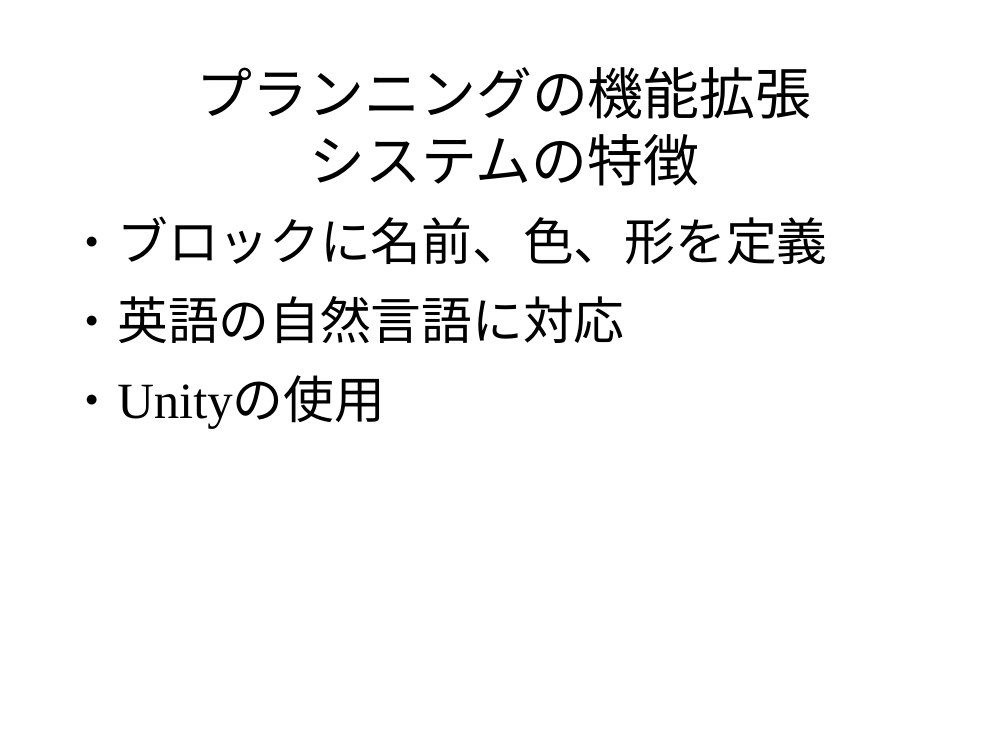
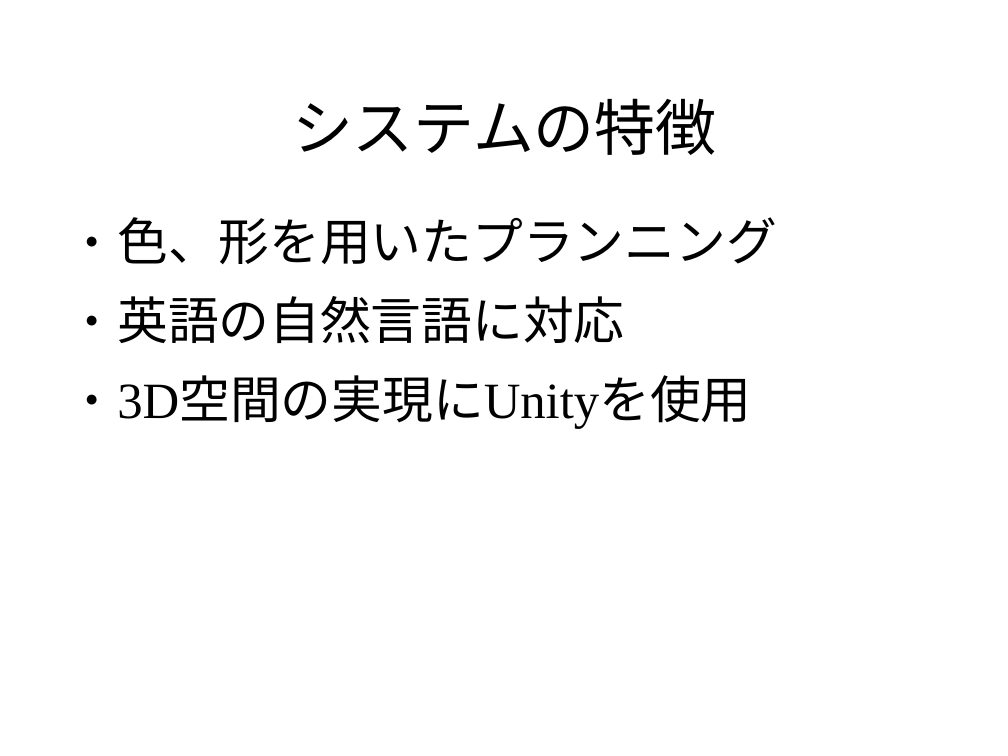
Before and after one commit to pamyupamyu/rep8, a slide deck: slide 6 of グループ1 発表スライド.odp. Drawn at 1008x756 pixels with LibreOffice and Linux fonts; fonts in the diff are those of the drawing; background and template pictures are left out. Boxes give left, top, right and bottom in pixels: in the first picture for what was removed or moved away, otherwise in the second. Text is boxed around its words. In the diff, an @@ line names an element or a change of style, - is before the commit and + after.

```diff
--- a/グループ1 発表スライド.odp
+++ b/グループ1 発表スライド.odp
@@ title at bbox=[292, 98, 717, 155]: text changed; size 44 to 48 pt @@
-プランニングの機能拡張
-システムの特徴
+システムの特徴
@@ text at bbox=[117, 217, 777, 264]: text changed @@
-● ブロックに名前、色、形を定義
+● 色、形を用いたプランニング
@@ text at bbox=[117, 379, 751, 429]: text changed @@
-● Unityの使用
+● 3D空間の実現にUnityを使用
```
Also in this commit, not shown: 22 other slides changed, 1 slide removed.
